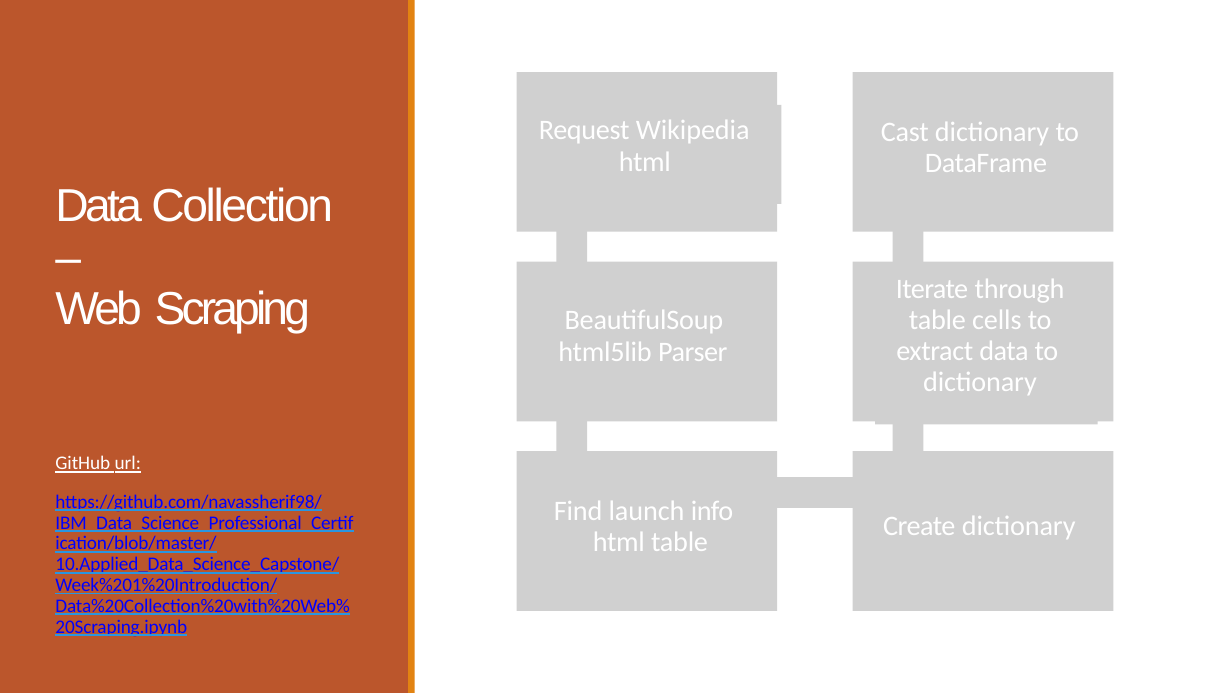
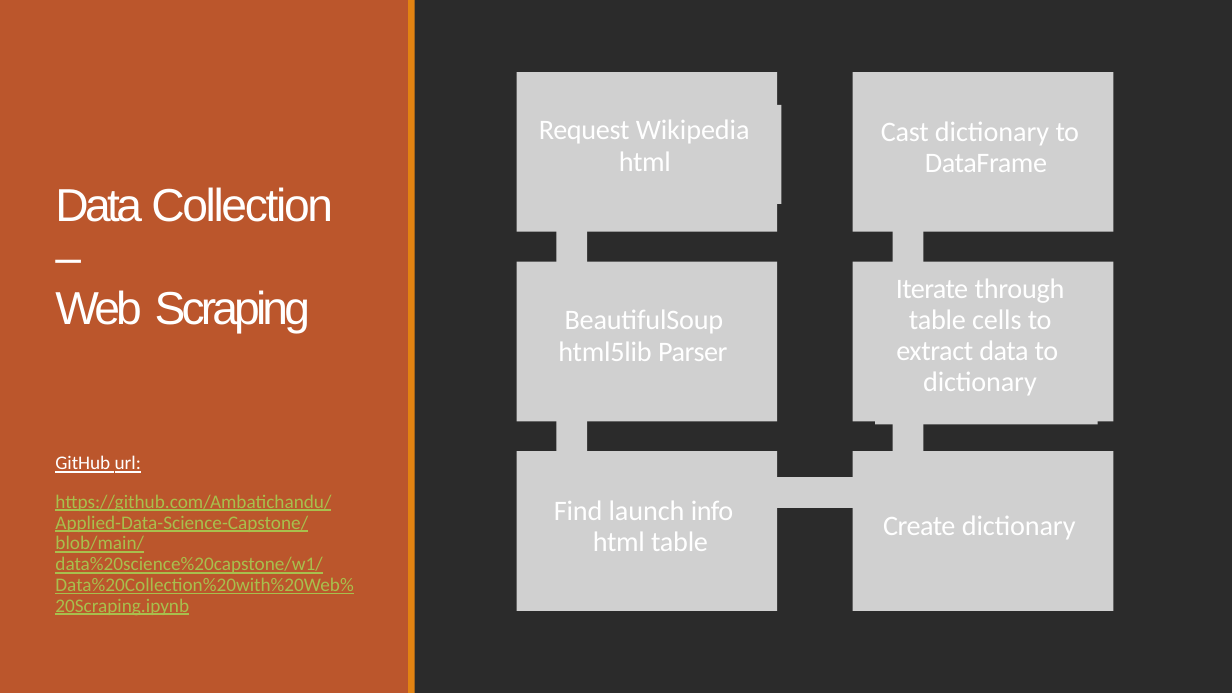
Before and after one commit to Ambatichandu/Applied-Data-Science-Capstone, a slide deck: slide 9 of data science capstone/w5/Data Science Journey.pptx. Drawn at 1232x693 pixels with LibreOffice and Linux fonts; fonts in the diff are those of the drawing; grey boxes stand for pictures; background and template pictures are left out; a plain dark background stands for a picture behind light text. Boxes give left, top, right and bottom in pixels: in the first picture for what was removed or moved away, otherwise in the second. Text is boxed around its words. In the diff, an @@ line names an element or a change of style, - is before the commit and + after.

```diff
--- a/data science capstone/w5/Data Science Journey.pptx
+++ b/data science capstone/w5/Data Science Journey.pptx
@@ background #FFFFFF to picture (left out) @@
@@ text at [55,495,353,615]: text changed; text colour #0000FF to #A8BF4D @@
-https://github.com/navassherif98/IBM_Data_Science_Professional_Certification/blob/master/10.Applied_Data_Science_Capstone/Week%201%20Introduction/Data%20Collection%20with%20Web%20Scraping.ipynb
+https://github.com/Ambatichandu/Applied-Data-Science-Capstone/blob/main/data%20science%20capstone/w1/Data%20Collection%20with%20Web%20Scraping.ipynb
```
Also in this commit, not shown: 46 other slides changed.
